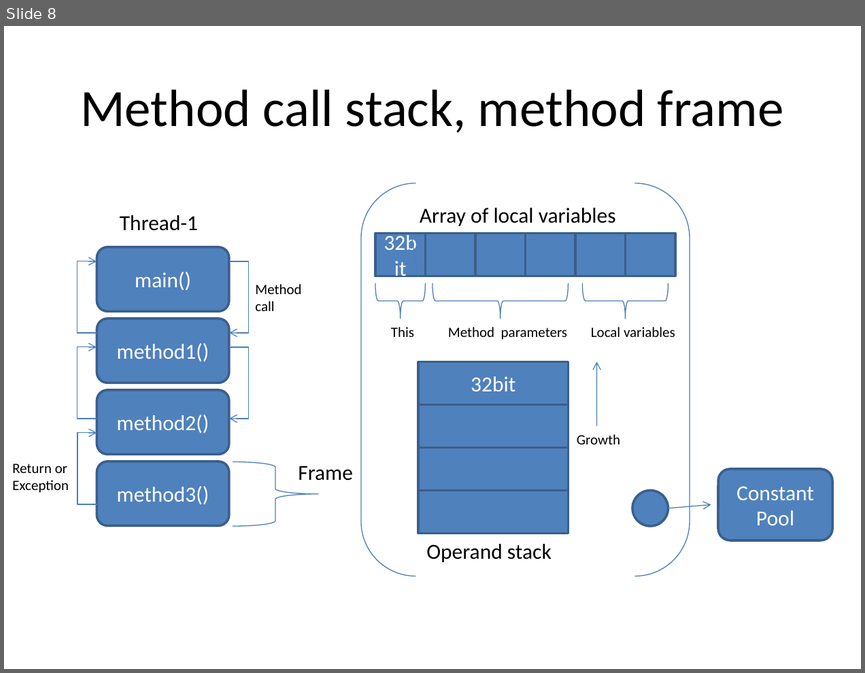
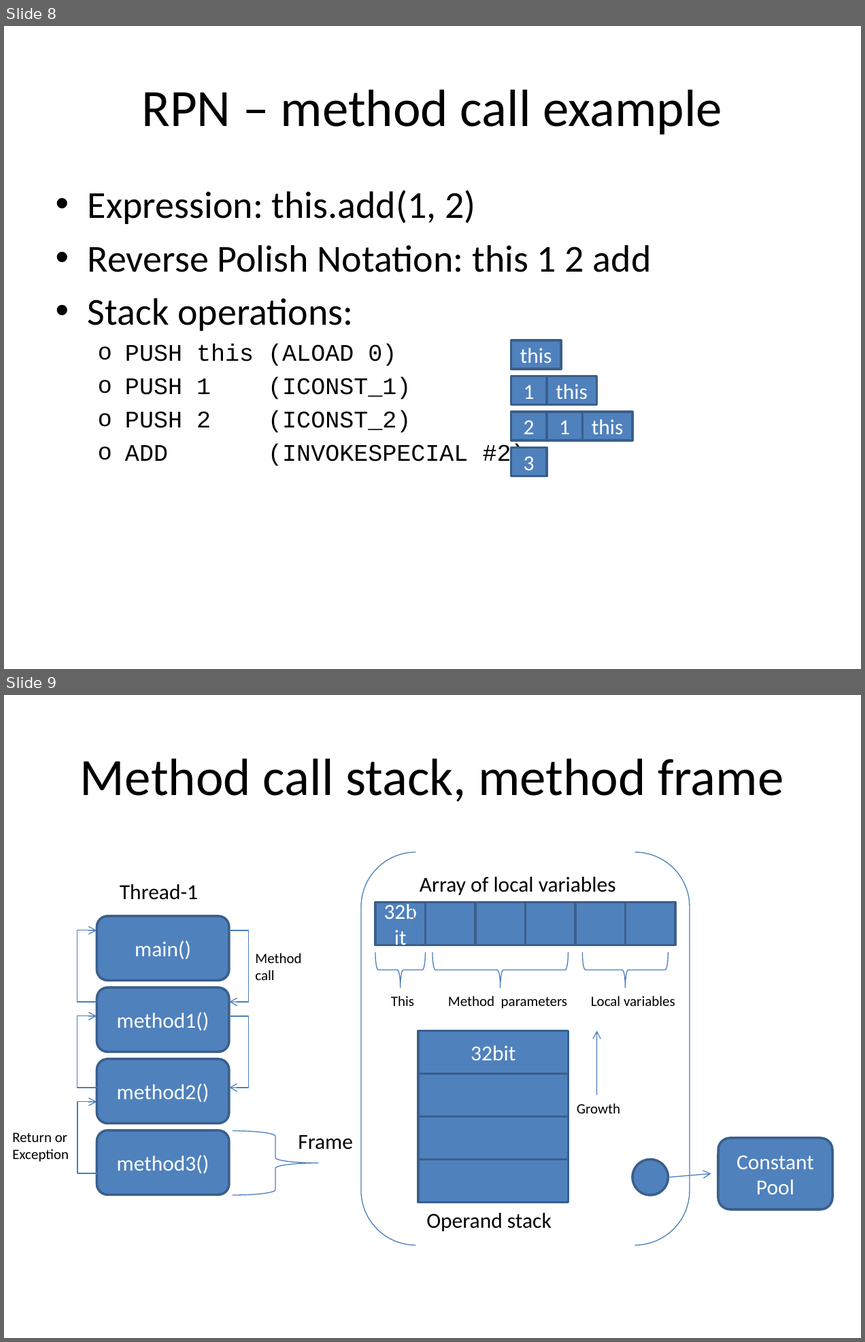
Before and after one commit to sdarioo/presentations, a slide deck: java_bytecode/bytecode.pptx. Shown one above the other, each under a label of ours: slide 8 before the commit, slides 8 and 9 after it. The pictures are 865x673 and 865x1342 pixels, drawn with LibreOffice and Linux fonts; fonts in the diff are those of the drawing. Boxes give left, top, right and bottom in pixels: in the first picture for what was removed or moved away, otherwise in the second. Text is boxed around its words. In the diff, an @@ line names an element or a change of style, - is before the commit and + after.

```diff
--- a/java_bytecode/bytecode.pptx
+++ b/java_bytecode/bytecode.pptx
@@ slide 8 added at (x1=4, y1=26, x2=861, y2=669), background #FFFFFF @@
@@ title added at (x1=142, y1=89, x2=722, y2=135), 44 pt, text #000000 @@
+RPN – method call example
@@ text added at (x1=88, y1=190, x2=651, y2=468), 32 pt, text #000000 @@
+• Expression: this.add(1, 2)
+• Reverse Polish Notation: this 1 2 add
+• Stack operations:
+  o PUSH this (ALOAD 0)
+  o PUSH 1 (ICONST_1)
+  o PUSH 2 (ICONST_2)
+  o ADD (INVOKESPECIAL #2)
@@ rectangle added at (x1=511, y1=340, x2=561, y2=369), fill #4F81BD, outline #3A5F8C 2 pt, 18 pt, text #FFFFFF @@
+this
@@ rectangle added at (x1=511, y1=376, x2=547, y2=404), fill #4F81BD, outline #3A5F8C 2 pt, 18 pt, text #FFFFFF @@
+1
@@ rectangle added at (x1=547, y1=376, x2=596, y2=404), fill #4F81BD, outline #3A5F8C 2 pt, 18 pt, text #FFFFFF @@
+this
@@ rectangle added at (x1=511, y1=412, x2=547, y2=440), fill #4F81BD, outline #3A5F8C 2 pt, 18 pt, text #FFFFFF @@
+2
@@ rectangle added at (x1=547, y1=412, x2=582, y2=440), fill #4F81BD, outline #3A5F8C 2 pt, 18 pt, text #FFFFFF @@
+1
@@ rectangle added at (x1=582, y1=412, x2=632, y2=440), fill #4F81BD, outline #3A5F8C 2 pt, 18 pt, text #FFFFFF @@
+this
@@ rectangle added at (x1=511, y1=448, x2=547, y2=476), fill #4F81BD, outline #3A5F8C 2 pt, 18 pt, text #FFFFFF @@
+3
@@ what was slide 8 is now slide 9 @@
```
Also in this commit, not shown: 4 slides changed.
